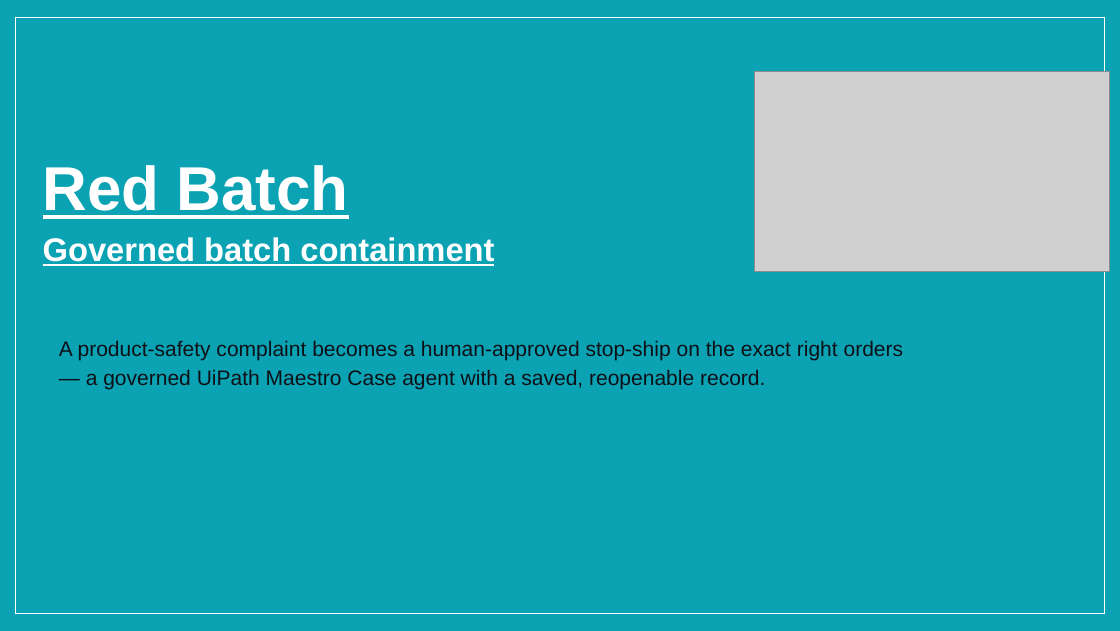
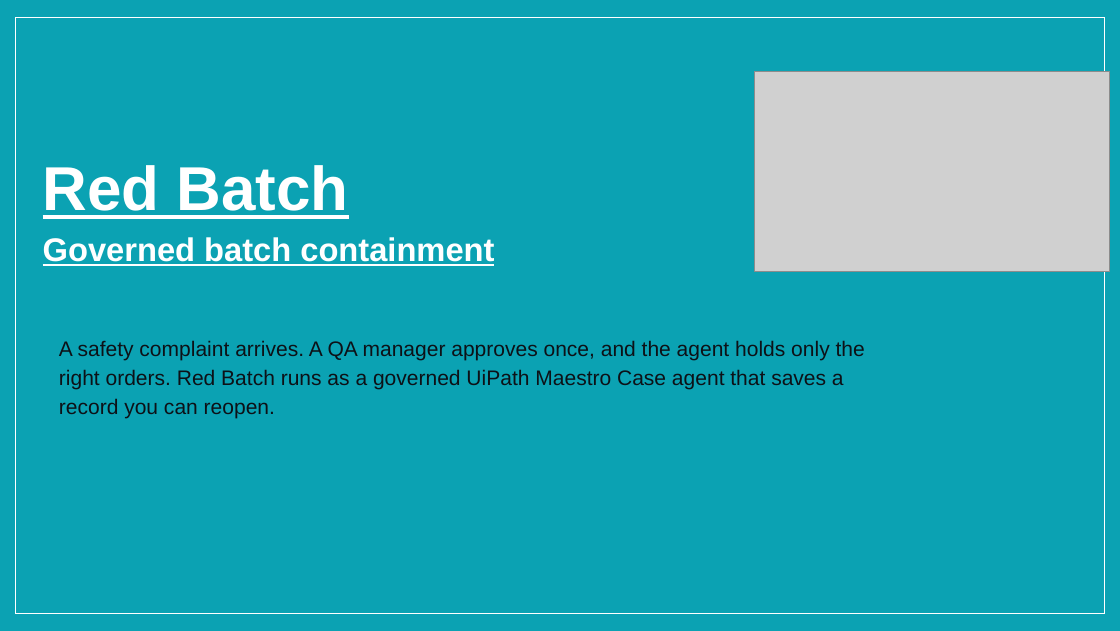
Before and after one commit to veithly/red-batch, a slide deck: slide 1 of docs/red-batch-deck.pptx. Drawn at 1120x631 pixels with LibreOffice and Linux fonts; fonts in the diff are those of the drawing; grey boxes stand for pictures; background and template pictures are left out. Boxes give left, top, right and bottom in pixels: in the first picture for what was removed or moved away, otherwise in the second. Text is boxed around its words. In the diff, an @@ line names an element or a change of style, - is before the commit and + after.

```diff
--- a/docs/red-batch-deck.pptx
+++ b/docs/red-batch-deck.pptx
@@ text at (59, 341, 865, 419): text changed @@
-A product-safety complaint becomes a human-approved stop-ship on the exact right orders — a governed UiPath Maestro Case agent with a saved, reopenable record.
+A safety complaint arrives. A QA manager approves once, and the agent holds only the right orders. Red Batch runs as a governed UiPath Maestro Case agent that saves a record you can reopen.
```
Also in this commit, not shown: 2 other slides changed, 1 other file.
